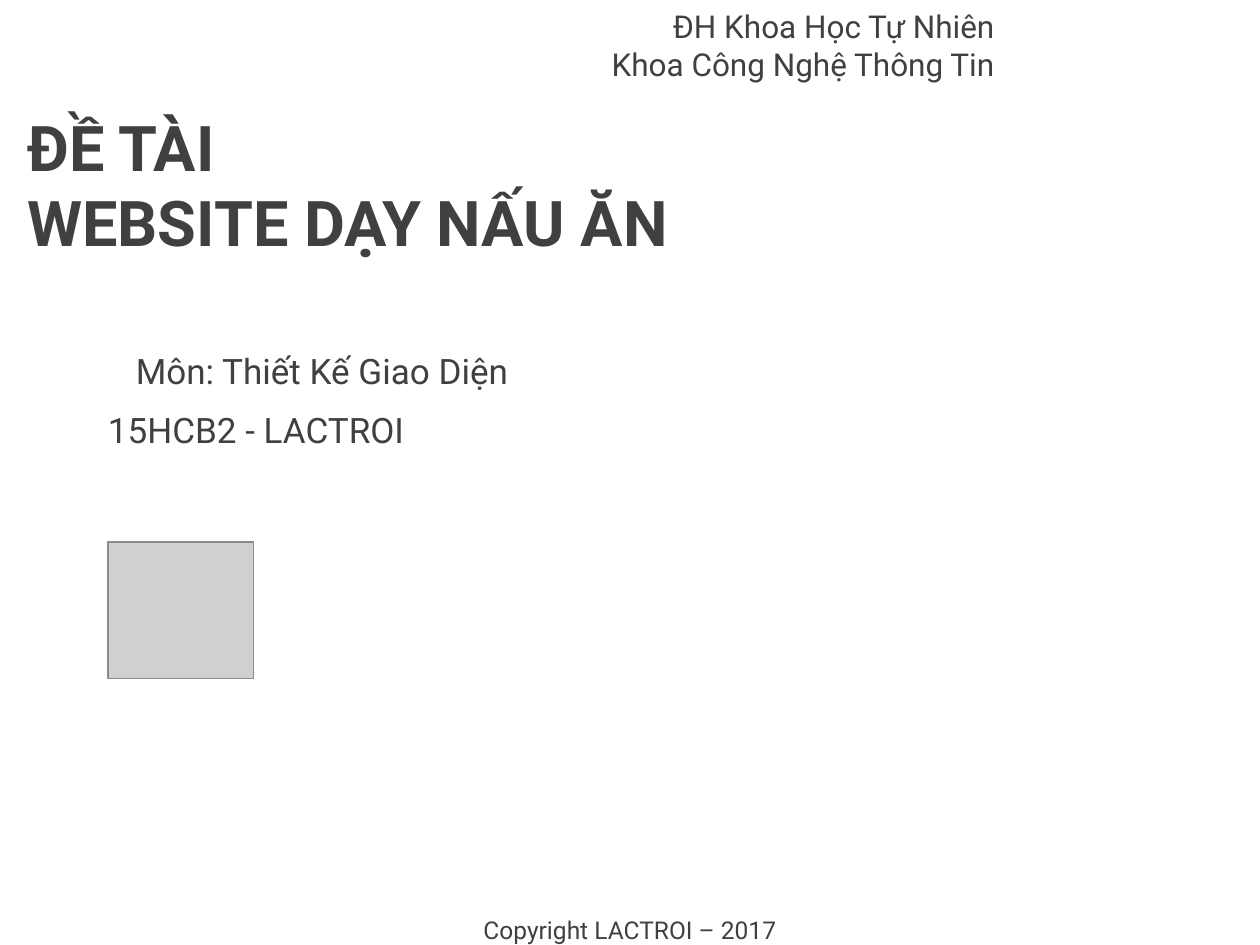
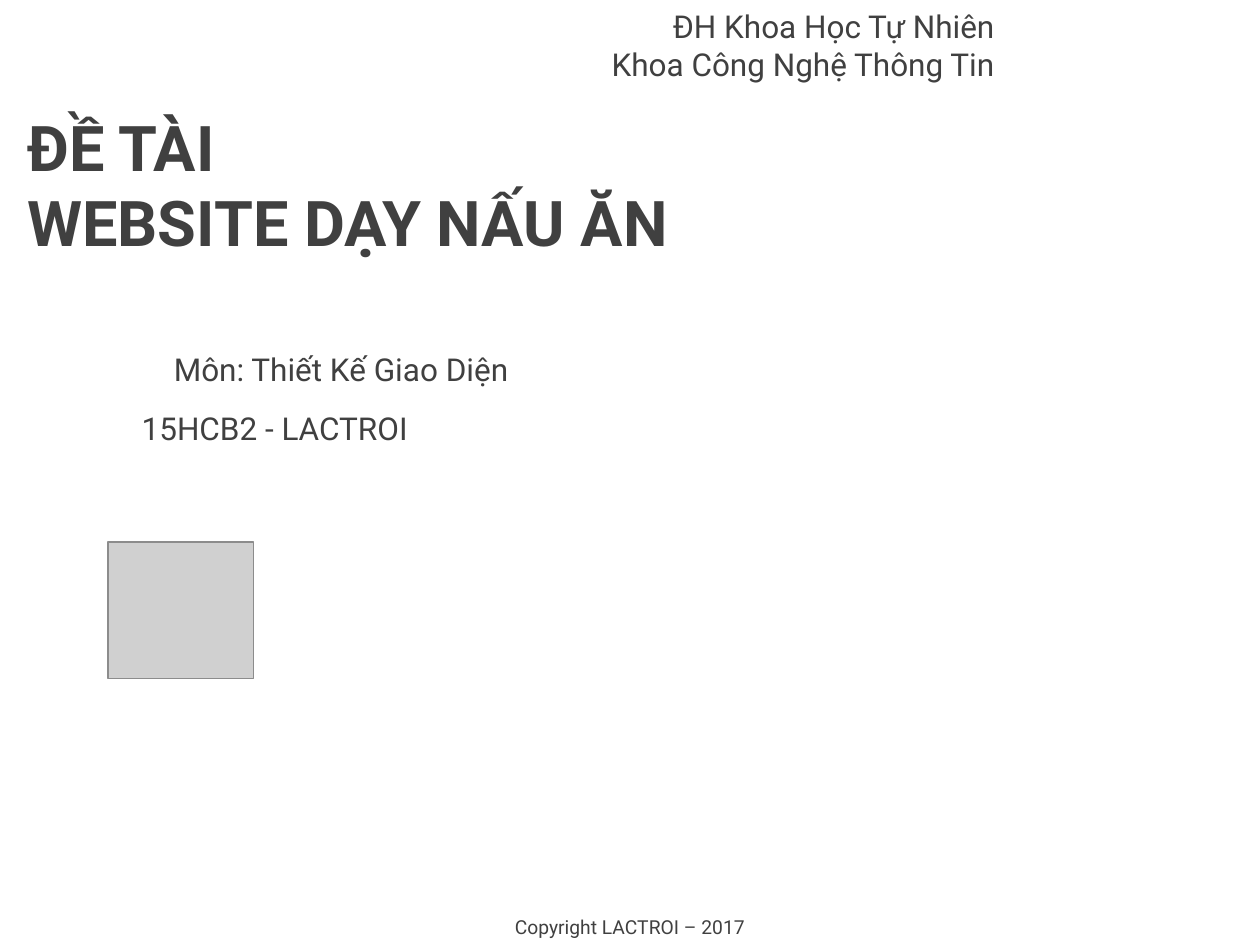
Before and after one commit to vmhung93/15hcb2-tkgd, a slide deck: slide 1 of PA2/Nhom14-PA2-Presentation.pptx. Drawn at 1260x945 pixels with LibreOffice and Linux fonts; fonts in the diff are those of the drawing; grey boxes stand for pictures; background and template pictures are left out. Boxes give left, top, right and bottom in pixels: in the first picture for what was removed or moved away, otherwise in the second. Text is boxed around its words. In the diff, an @@ line names an element or a change of style, - is before the commit and + after.

```diff
--- a/PA2/Nhom14-PA2-Presentation.pptx
+++ b/PA2/Nhom14-PA2-Presentation.pptx
@@ text "Môn: Thiết Kế Giao Diện" at (174,355,508,387): size 20 to 18 pt @@
@@ text "15HCB2 - LACTROI" at (142,417,408,441): size 20 to 18 pt @@
@@ text "Copyright LACTROI – 2017" at (515,919,744,938): size 14 to 11 pt @@
```
Also in this commit, not shown: 1 other slide changed, 3 slides added, 1 other file.
